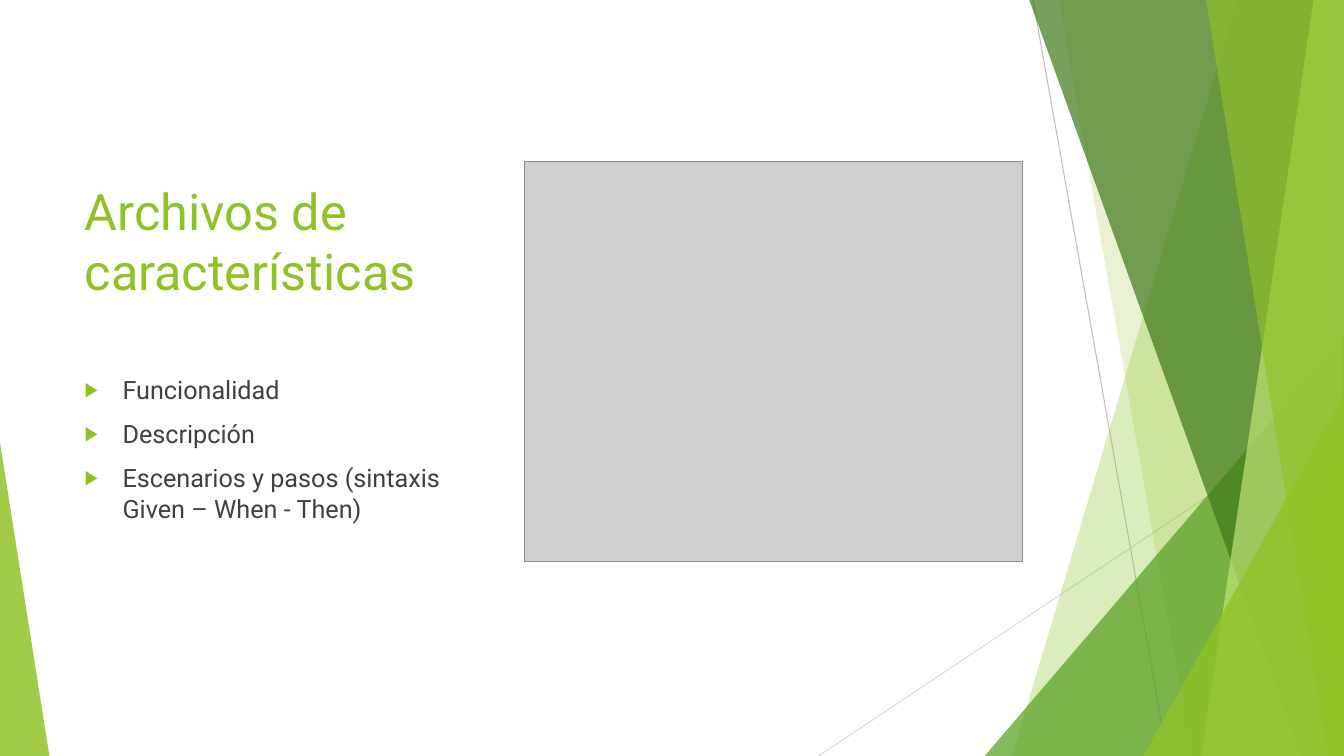
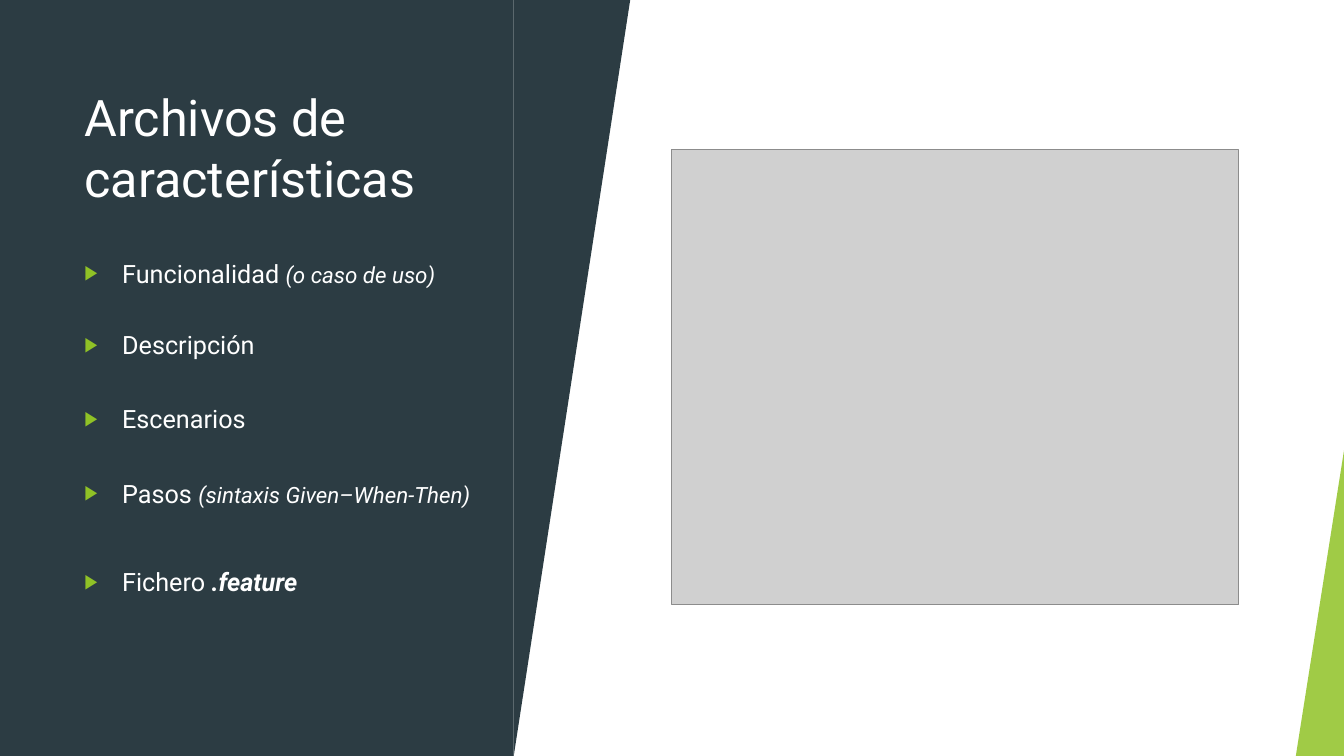
Before and after one commit to The-Fellowship-of-Code/bdd-with-cucumber, a slide deck: slide 7 of slides.pptx. Drawn at 1344x756 pixels with LibreOffice and Linux fonts; fonts in the diff are those of the drawing; grey boxes stand for pictures. Boxes give left, top, right and bottom in pixels: in the first picture for what was removed or moved away, otherwise in the second. Text is boxed around its words. In the diff, an @@ line names an element or a change of style, - is before the commit and + after.

```diff
--- a/slides.pptx
+++ b/slides.pptx
@@ rectangle added at (x1=0, y1=0, x2=1344, y2=756), fill #FFFFFF @@
@@ rectangle added at (x1=0, y1=0, x2=514, y2=756), fill #2C3C43 @@
@@ triangle added at (x1=514, y1=0, x2=631, y2=756), fill #2C3C43 @@
@@ line removed from (1033, 0) to (1168, 756) @@
@@ title "Archivos de características" moved from (x1=85, y1=192, x2=416, y2=291) to (x1=84, y1=98, x2=415, y2=198) @@
@@ title "Archivos de características" at (x1=84, y1=98, x2=415, y2=198): text colour #90C226 to #FFFFFF; vertical alignment bottom to middle @@
@@ picture resized from (x1=525, y1=161, x2=1023, y2=562) to (x1=673, y1=150, x2=1239, y2=605) @@
@@ text "Funcionalidad (o caso de uso)" moved from (x1=123, y1=380, x2=440, y2=524) to (x1=122, y1=264, x2=470, y2=592) @@
@@ text "Funcionalidad (o caso de uso)" at (x1=122, y1=264, x2=470, y2=592): vertical alignment middle to top @@
@@ text at (x1=122, y1=264, x2=435, y2=288): text changed; text colour #404040 to #FFFFFF @@
-▶ Funcionalidad
+▶ Funcionalidad (o caso de uso)
@@ text at (x1=122, y1=335, x2=254, y2=359): text colour #404040 to #FFFFFF in "Descripción" @@
@@ text at (x1=122, y1=410, x2=470, y2=592): text changed; text colour #404040 to #FFFFFF; italic on @@
-▶ Escenarios y pasos (sintaxis Given – When - Then)
+▶ Escenarios
+▶ Pasos (sintaxis Given–When-Then)
+▶ Fichero .feature
@@ line removed from (1344, 406) to (819, 756) @@
@@ group added at (x1=0, y1=0, x2=1344, y2=756): 5 freeform shapes, 3 triangles, 2 lines @@
@@ triangle added at (x1=1297, y1=443, x2=1344, y2=756), fill #90C226 at 85% opacity @@
```
Also in this commit, not shown: 9 other slides changed, 2 slides added, 2 slides removed.
